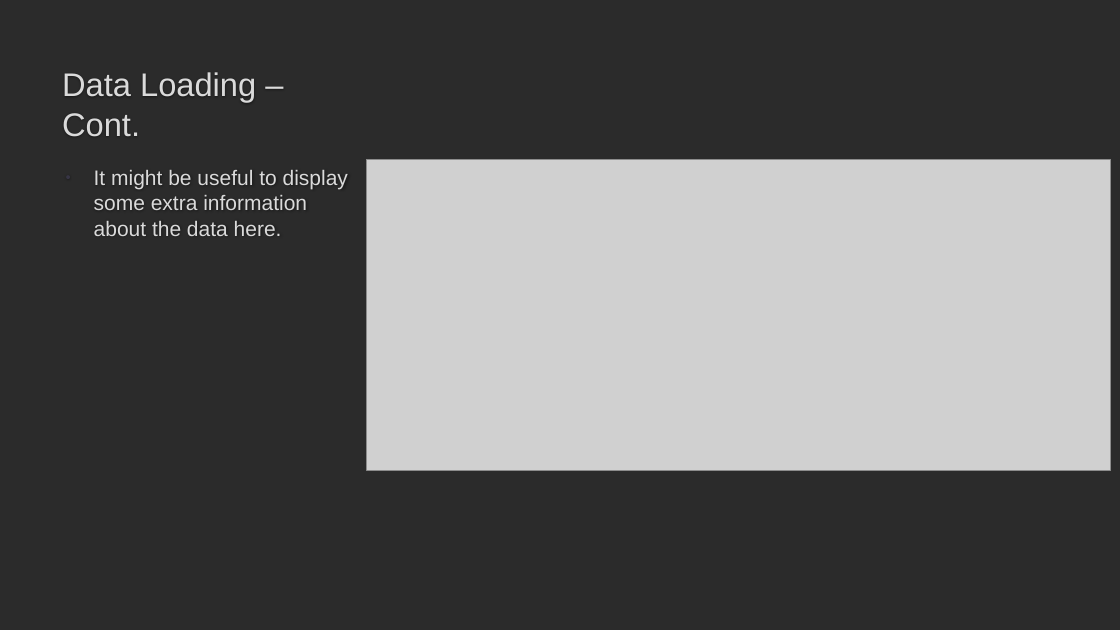
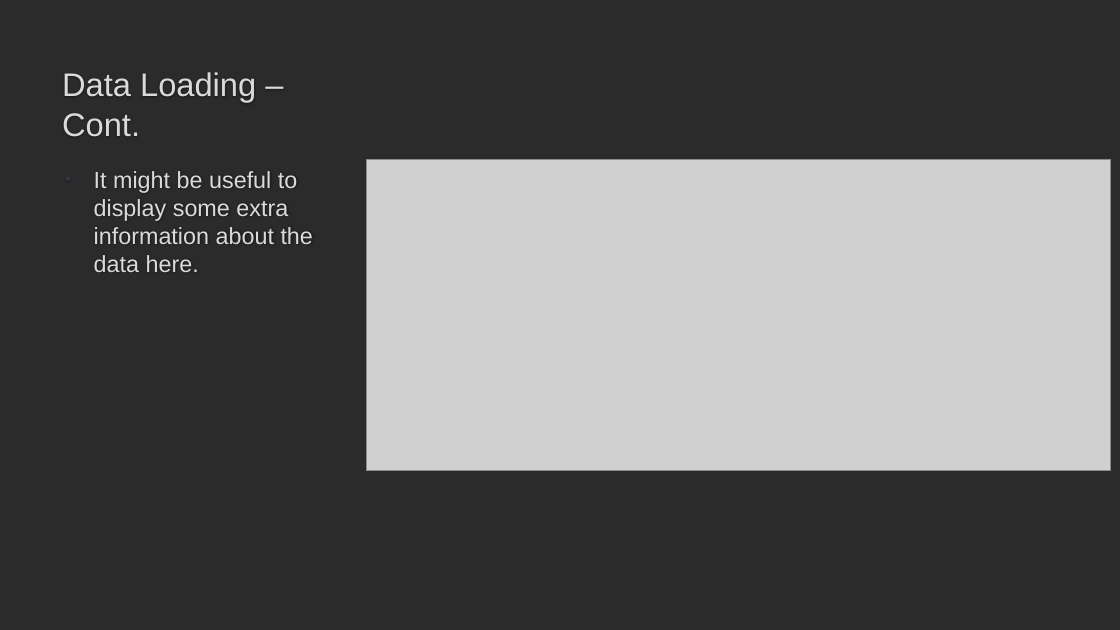
Before and after one commit to Moaaz-Mahmoud/Third-Year-Electrical-Testing-3A, a slide deck: slide 6 of class-3-data_analysis_and_ml/titanic/presentation.pptx. Drawn at 1120x630 pixels with LibreOffice and Linux fonts; fonts in the diff are those of the drawing; grey boxes stand for pictures; background and template pictures are left out; a plain dark background stands for a picture behind light text. Boxes give left, top, right and bottom in pixels: in the first picture for what was removed or moved away, otherwise in the second. Text is boxed around its words. In the diff, an @@ line names an element or a change of style, - is before the commit and + after.

```diff
--- a/class-3-data_analysis_and_ml/titanic/presentation.pptx
+++ b/class-3-data_analysis_and_ml/titanic/presentation.pptx
@@ text "It might be useful to ..." at <box>94,171,313,272</box>: size 18 to 20 pt @@
```
Also in this commit, not shown: 5 other slides changed, 2 slides added, 1 slide removed, 2 other files.
